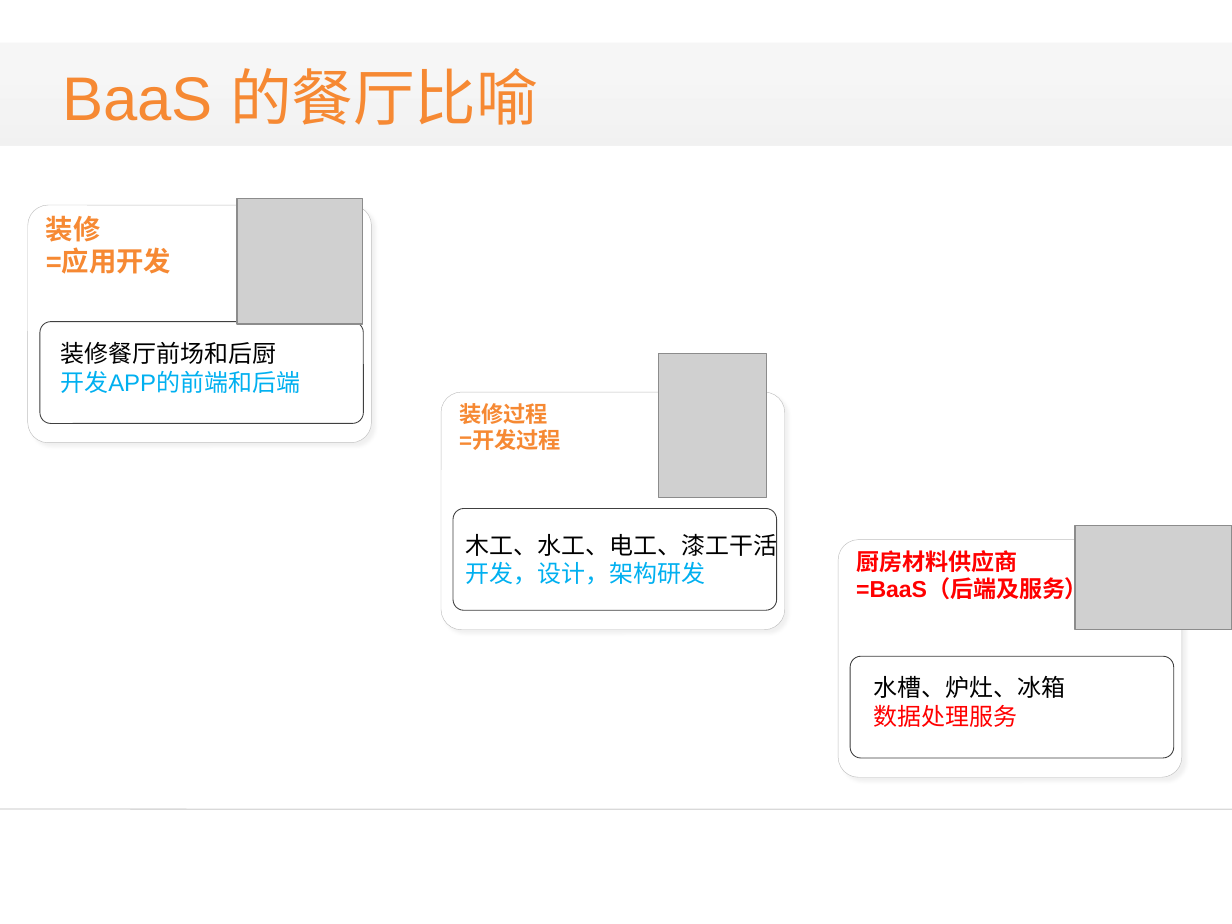
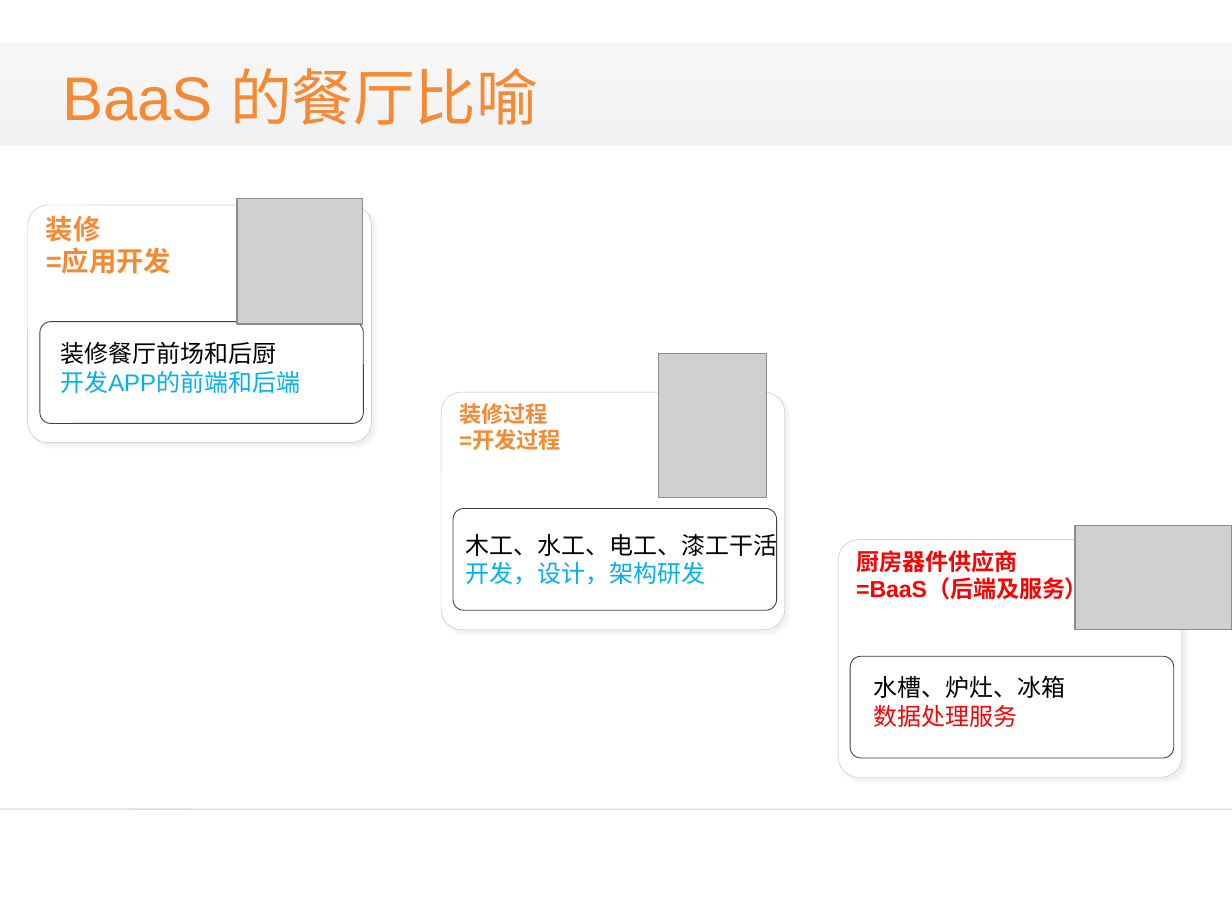
Before and after one commit to alucard263096/BP, a slide deck: slide 5 of bp3.pptx (slide 4 before the commit). Drawn at 1232x924 pixels with LibreOffice and Linux fonts; fonts in the diff are those of the drawing; grey boxes stand for pictures; background and template pictures are left out. Boxes give left, top, right and bottom in pixels: in the first picture for what was removed or moved away, otherwise in the second. Text is boxed around its words. In the diff, an @@ line names an element or a change of style, - is before the commit and + after.

Commit message:
fix

```diff
--- a/bp3.pptx
+++ b/bp3.pptx
@@ text in rounded rectangle at bbox=[856, 550, 1017, 572]: text changed @@
-厨房材料供应商
+厨房器件供应商
```
Also in this commit, not shown: 11 other slides changed, 10 slides added, 2 slides removed.
